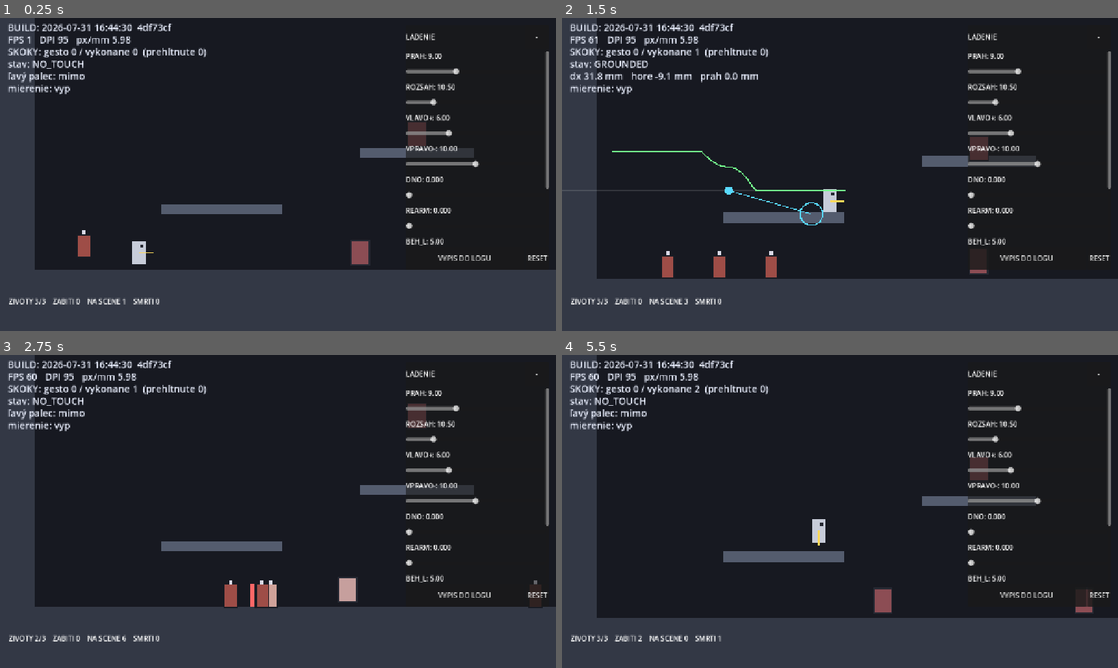
Above: before the commit, frames 1-4 (two rows, left to right).
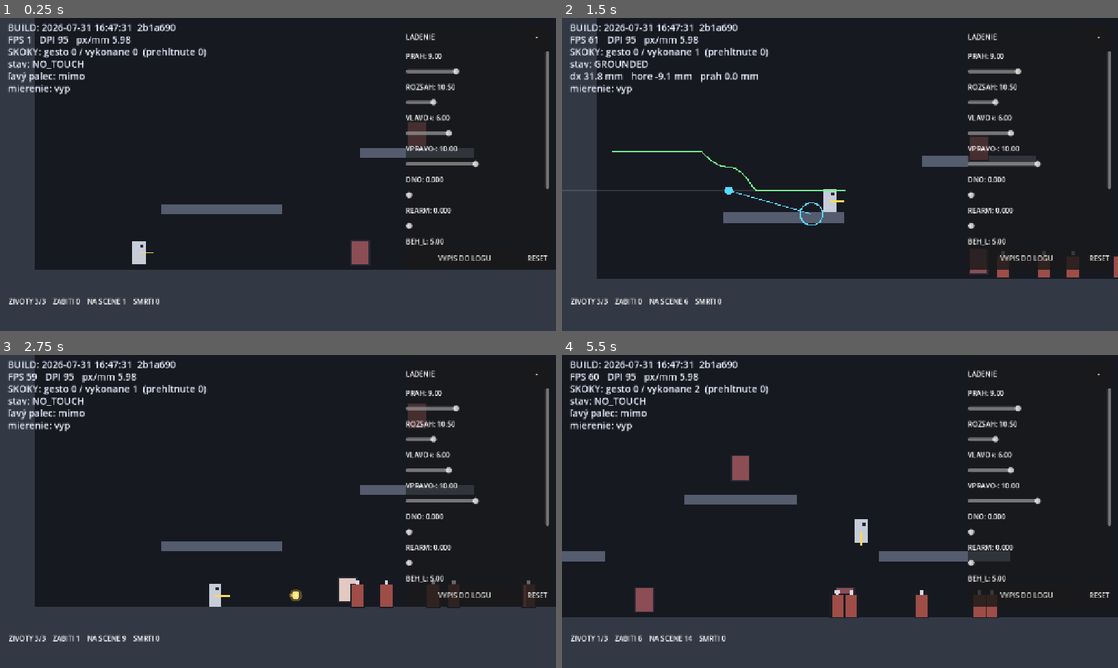
Above: after the commit, the same moments.

Repository: belispav/slavs
Game: Godot game, scene res://scenes/main.tscn
Same seed, same stepped clock (60 frames per second), same inputs: the game is played once before the commit and once after it.
Inputs (mouse positions are in pixels of both pictures, inside the frame that each line leads up to):
- Up to frame 1 (0.25 s): no input
- Up to frame 2 (1.5 s): tap Enter (ui_accept) at 0.5, 0.77 s; move the mouse to (962, 158) at 0.52 s; hold D 0.53-1.25 s; hold Space 0.53-1.25 s; click (962, 158) at 0.67 s; drag from (728, 190) to (979, 262) at 1.27 s
- Up to frame 3 (2.75 s): move the mouse to (333, 442) at 2.02 s; hold A from 2.03 s (still down); hold L from 2.03 s (still down)
- Up to frame 4 (5.5 s): release A at 2.75 s; release L at 2.75 s; drag from (812, 574) to (1095, 596) at 2.77 s; move the mouse to (1006, 558) at 3.52 s; hold D 3.53-4.25 s; hold K 3.53-4.25 s; tap Enter (ui_accept) at 3.77 s; drag from (673, 464) to (856, 486) at 4.27 s; move the mouse to (867, 511) at 5.02 s; hold D from 5.03 s (still down); hold Space from 5.03 s (still down); click (867, 511) at 5.17 s

The runs differ from the first frame. In frame 1, 0.3% of the frame differs, in the area x 14-32%, y 1-77%; in frame 2, 0.9%; in frame 3, 1.6%; in frame 4, 10%, in the area x 0-100%, y 0-92%.

Commit message:
F2a tuning: enemies only from the right, rushers die in one hit and come in bigger numbers, slower enemy spears, bigger and more generous player shots

Diff:
--- a/volya/scripts/build_stamp.gd
+++ b/volya/scripts/build_stamp.gd
@@ -5,4 +5,4 @@
 ##
 ## ZAMERNE tu NIE JE class_name: globalne nazvy tried su v cache, ktoru
 ## headless export neobnovuje, a export by na tom padol.
-const STAMP := "2026-07-31 16:44:30  4df73cf"
+const STAMP := "2026-07-31 16:47:31  2b1a690"
--- a/volya/scripts/bullet.gd
+++ b/volya/scripts/bullet.gd
@@ -3,7 +3,12 @@
 ## Pooled projectile - never freed, only shown/hidden (CLAUDE.md rule 5).
 ## The same script serves the player and the enemies; only the layers differ.
 
-const RADIUS := 5.0
+## Player shots: drawn big, and their hitbox is bigger still. Generous hitboxes
+## in the player's favour are design pillar 1 — a shot that looks close should
+## count. Enemy shots get the opposite treatment: small, fair hitbox.
+const RADIUS := 9.0
+const HIT_RADIUS_PLAYER := 18.0
+const HIT_RADIUS_HOSTILE := 6.0
 
 var dir: Vector2 = Vector2.RIGHT
 var speed: float = 0.0
@@ -11,13 +16,15 @@
 var active: bool = false
 var hostile: bool = false
 
+var _circle: CircleShape2D
+
 
 func _ready() -> void:
 	collision_layer = 0
 	var cs := CollisionShape2D.new()
-	var circle := CircleShape2D.new()
-	circle.radius = RADIUS
-	cs.shape = circle
+	_circle = CircleShape2D.new()
+	_circle.radius = HIT_RADIUS_PLAYER
+	cs.shape = _circle
 	add_child(cs)
 	area_entered.connect(_on_area_entered)
 	body_entered.connect(_on_body_entered)
@@ -33,6 +40,7 @@
 	life = Tuning.BULLET_LIFETIME
 	# Player shots look for enemies and dummy targets; enemy shots for the player.
 	collision_mask = Tuning.LAYER_PLAYER if hostile else Tuning.LAYER_TARGET
+	_circle.radius = HIT_RADIUS_HOSTILE if hostile else HIT_RADIUS_PLAYER
 	active = true
 	show()
 	set_physics_process(true)
@@ -75,7 +83,11 @@
 
 func _draw() -> void:
 	if hostile:
-		draw_line(-dir * 9.0, dir * 9.0, Color(0.95, 0.55, 0.45), 4.0)
+		# clearly readable, but visibly a thin spear you can slip past
+		draw_line(-dir * 16.0, dir * 16.0, Color(0.98, 0.45, 0.38), 5.0)
+		draw_circle(dir * 16.0, 4.0, Color(1.0, 0.8, 0.7))
 	else:
+		draw_circle(Vector2.ZERO, RADIUS * 1.6, Color(1.0, 0.75, 0.25, 0.30))
 		draw_circle(Vector2.ZERO, RADIUS, Color(1.0, 0.90, 0.45))
-		draw_circle(Vector2.ZERO, RADIUS * 0.5, Color(1.0, 1.0, 0.85))
+		draw_circle(Vector2.ZERO, RADIUS * 0.45, Color(1.0, 1.0, 0.9))
+		draw_line(-dir * 14.0, Vector2.ZERO, Color(1.0, 0.85, 0.4, 0.45), 6.0)
--- a/volya/scripts/main.gd
+++ b/volya/scripts/main.gd
@@ -170,10 +170,13 @@
 	if free_enemy == null:
 		return
 
-	# Appear just off either side of the camera, on the ground.
-	var side: float = 1.0 if randf() < 0.65 else -1.0
+	# ALWAYS from the right, never from the left.
+	# The left thumb physically covers the left of the screen, so a threat
+	# arriving there is invisible and therefore unfair. The control scheme
+	# dictates the level design, not the other way round.
 	var x: float = clampf(
-		player.global_position.x + side * (640.0 + Tuning.SPAWN_MARGIN),
+		player.global_position.x + 640.0 + Tuning.SPAWN_MARGIN
+			+ randf() * Tuning.SPAWN_JITTER,
 		LEVEL_LEFT + 60.0, LEVEL_RIGHT - 60.0)
 	var kind: int = 1 if randf() < Tuning.THROWER_RATIO else 0
 	free_enemy.spawn(Vector2(x, GROUND_Y - 120.0), kind, player)
--- a/volya/scripts/tuning.gd
+++ b/volya/scripts/tuning.gd
@@ -30,25 +30,29 @@
 const PLAYER_KNOCKBACK: Vector2 = Vector2(240.0, -320.0)
 
 # --- Enemies ---
-const ENEMY_POOL_SIZE: int = 48
-const ENEMY_MAX_ALIVE: int = 26       # design pillar: 15-30 on screen
+const ENEMY_POOL_SIZE: int = 64
+const ENEMY_MAX_ALIVE: int = 34       # design pillar: overwhelming numbers
 const ENEMY_GRAVITY: float = 2200.0
 const ENEMY_CONTACT_DAMAGE: int = 1
 
-const RUSHER_HP: int = 2
+## Rushers are chaff. One hit, large numbers — the point is mowing, not duelling.
+const RUSHER_HP: int = 1
 const RUSHER_SPEED: float = 230.0
 
+## Throwers are the rare ones that force you to move. Slow, dodgeable shots:
+## fast projectiles turned the game into a reflex test and killed the mowing.
 const THROWER_HP: int = 2
 const THROWER_SPEED: float = 95.0
 const THROWER_KEEP_DISTANCE: float = 430.0
 const THROWER_RANGE: float = 700.0
-const THROWER_INTERVAL: float = 1.7
-const THROWER_SHOT_SPEED: float = 620.0
+const THROWER_INTERVAL: float = 2.0
+const THROWER_SHOT_SPEED: float = 330.0
 
 # --- Spawning ---
-const SPAWN_INTERVAL: float = 0.5
+const SPAWN_INTERVAL: float = 0.28
 const SPAWN_MARGIN: float = 220.0     # how far off-screen enemies appear
-const THROWER_RATIO: float = 0.3
+const SPAWN_JITTER: float = 260.0
+const THROWER_RATIO: float = 0.16
 
 # --- World ---
 const RESPAWN_Y: float = 1400.0       # falling below this respawns the player
Not shown, changed: CLAUDE.md
